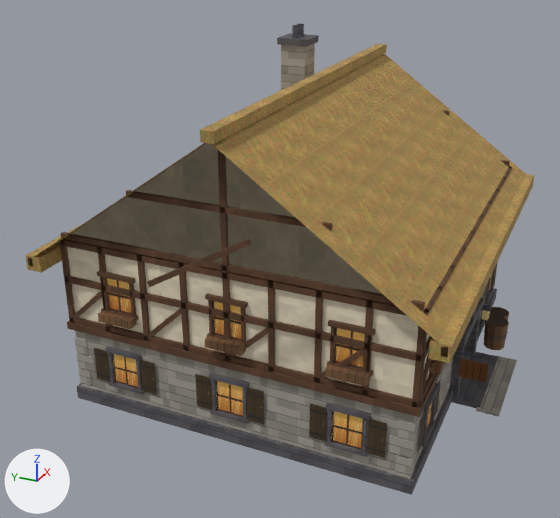
The glTF model www/proto3d/models/beth/buildings/bld_bakery.glb, before and after one commit.
Both versions are drawn from a camera (50 mm lens) standing at (-37.6, -14.9, 24.0) and looking at (-2.1, 1.1, 6.2). Arrows for +X, +Y and +Z are at lower left; the lights stay in place. The first picture is the older version. Where no turn or scale is listed for an object, it has been applied to the vertices.

In view in the first picture: 'roof', 'walls'.
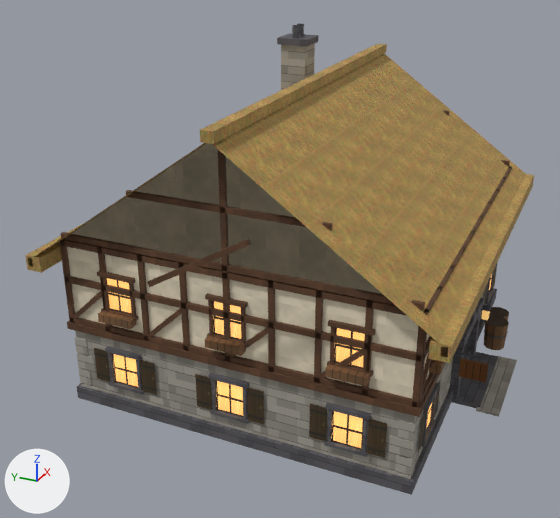
Diff of the bpy script that builds the scene:
```diff
--- a/www/proto3d/models/beth/buildings/bld_bakery.glb.py
+++ b/www/proto3d/models/beth/buildings/bld_bakery.glb.py
@@ img_emissive_png @@
+img_emissive_png = load_image('emissive.png', 'atlas/emissive.png', 1024, 1024, 'sRGB')
@@ mat_beth_building_atlas @@
 n0 = _N.new('ShaderNodeBsdfPrincipled'); n0.name = 'Principled BSDF'
 n0.inputs[2].default_value = 0.85  # 'Roughness'
+n0.inputs[28].default_value = 1.0  # 'Emission Strength'
 n1 = _N.new('ShaderNodeOutputMaterial'); n1.name = 'Material Output'
+n7 = _N.new('ShaderNodeTexImage'); n7.name = 'Image Texture'
+n7.image = img_emissive_png
+n7.extension = 'EXTEND'
 n2 = _N.new('ShaderNodeMath'); n2.name = 'Math'
@@ mat_beth_building_atlas @@
 n6 = _N.new('ShaderNodeVertexColor'); n6.name = 'Color Attribute'
-n7 = _N.new('ShaderNodeTexImage'); n7.name = 'Image Texture'
-n7.image = img_atlas_png
-n7.extension = 'EXTEND'
+n8 = _N.new('ShaderNodeTexImage'); n8.name = 'Image Texture.001'
+n8.image = img_atlas_png
+n8.extension = 'EXTEND'
 _L.new(n0.outputs[0], n1.inputs[0])  # 'BSDF' to 'Surface'
@@ mat_beth_building_atlas @@
 n4 = _N.new('ShaderNodeMix'); n4.name = 'Mix'
 n5 = _N.new('ShaderNodeMath'); n5.name = 'Math.002'
 _L.new(n6.outputs[1], n5.inputs[1])  # 'Alpha' to 'Value'
-_L.new(n7.outputs[0], n4.inputs[6])  # 'Color' to 'A'
-_L.new(n7.outputs[1], n5.inputs[0])  # 'Alpha' to 'Value'
+_L.new(n7.outputs[0], n0.inputs[27])  # 'Color' to 'Emission Color'
+_L.new(n8.outputs[0], n4.inputs[6])  # 'Color' to 'A'
+_L.new(n8.outputs[1], n5.inputs[0])  # 'Alpha' to 'Value'
```

What differs and where, as boxes [x1, y1, x2, y2] in the pictures (560 x 518 px):
'walls', surface changed
    both: [103, 269, 497, 452]
